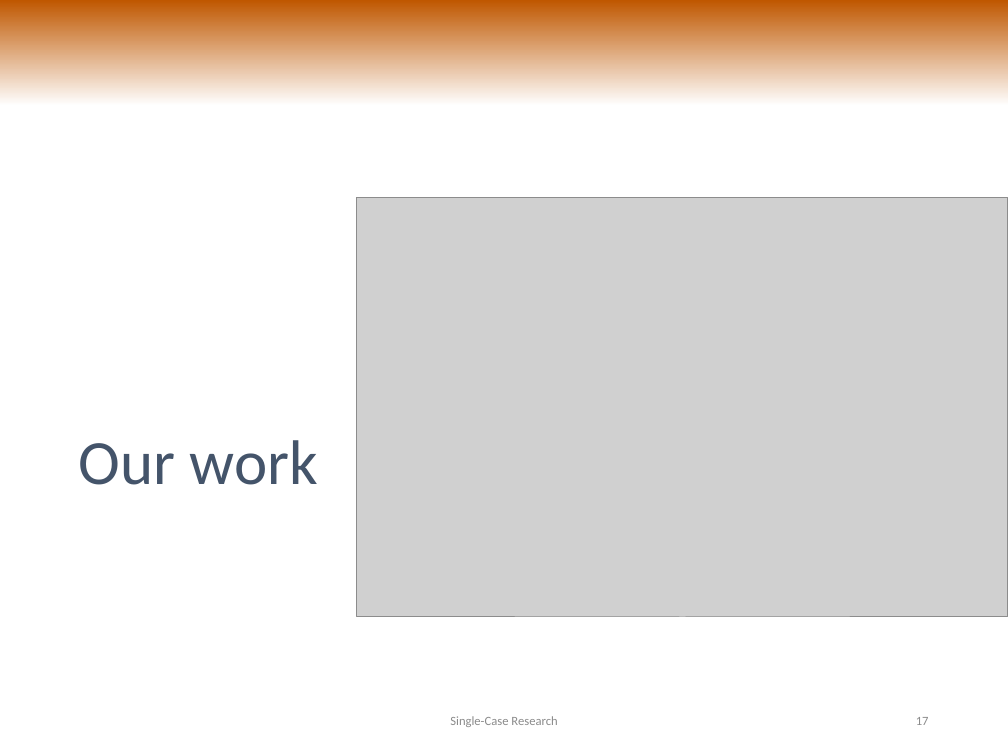
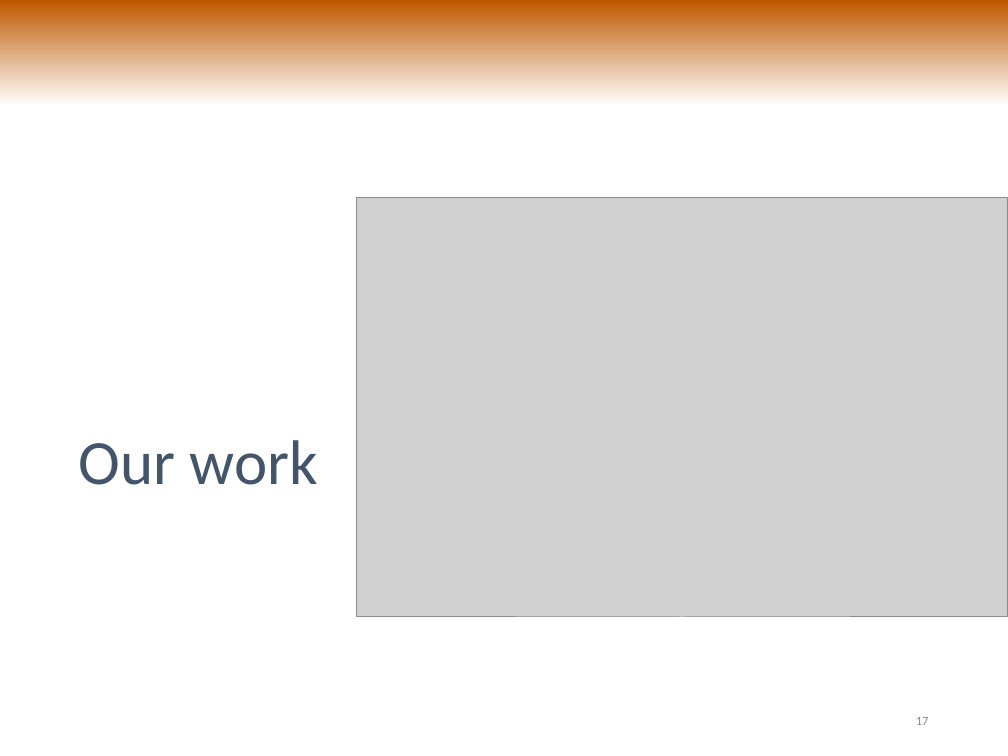
Before and after one commit to jepusto/clubSandwich, a slide deck: slide 17 of paper_ClusterRobustTesting/PRC_talk_20160218.pptx. Drawn at 1008x756 pixels with LibreOffice and Linux fonts; fonts in the diff are those of the drawing; grey boxes stand for pictures. Boxes give left, top, right and bottom in pixels: in the first picture for what was removed or moved away, otherwise in the second. Text is boxed around its words. In the diff, an @@ line names an element or a change of style, - is before the commit and + after.

```diff
--- a/paper_ClusterRobustTesting/PRC_talk_20160218.pptx
+++ b/paper_ClusterRobustTesting/PRC_talk_20160218.pptx
@@ text removed at box(450, 716, 557, 727) @@
-Single-Case Research
```
Also in this commit, not shown: 12 other slides changed, 3 slides added, 2 slides removed, 4 other files.
